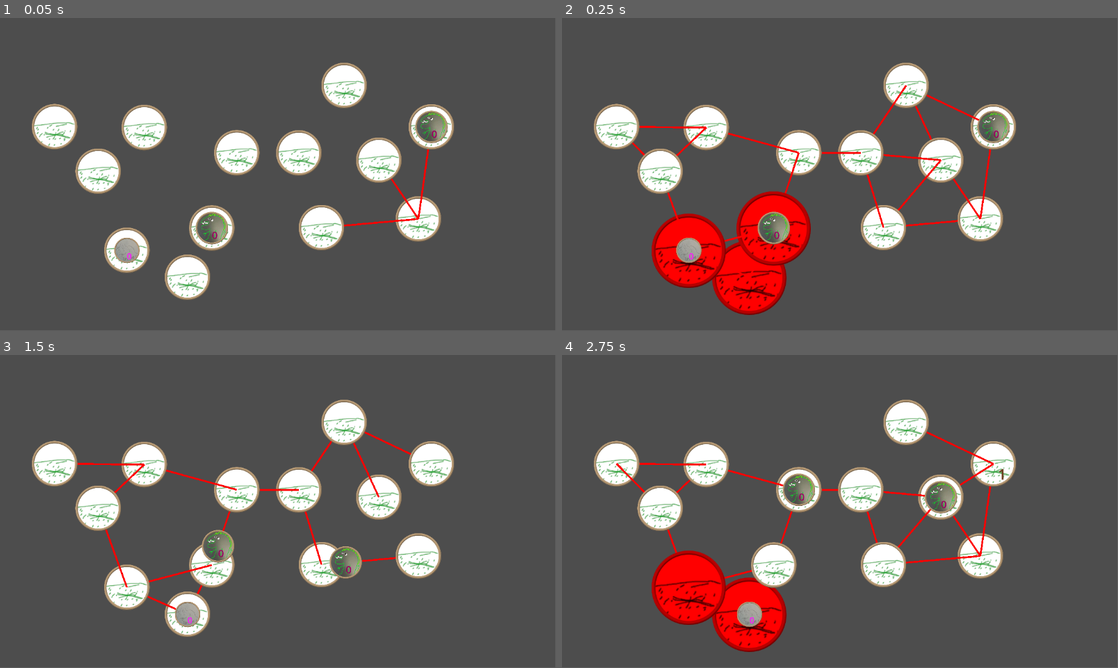
Above: before the commit, frames 1-4 (two rows, left to right).
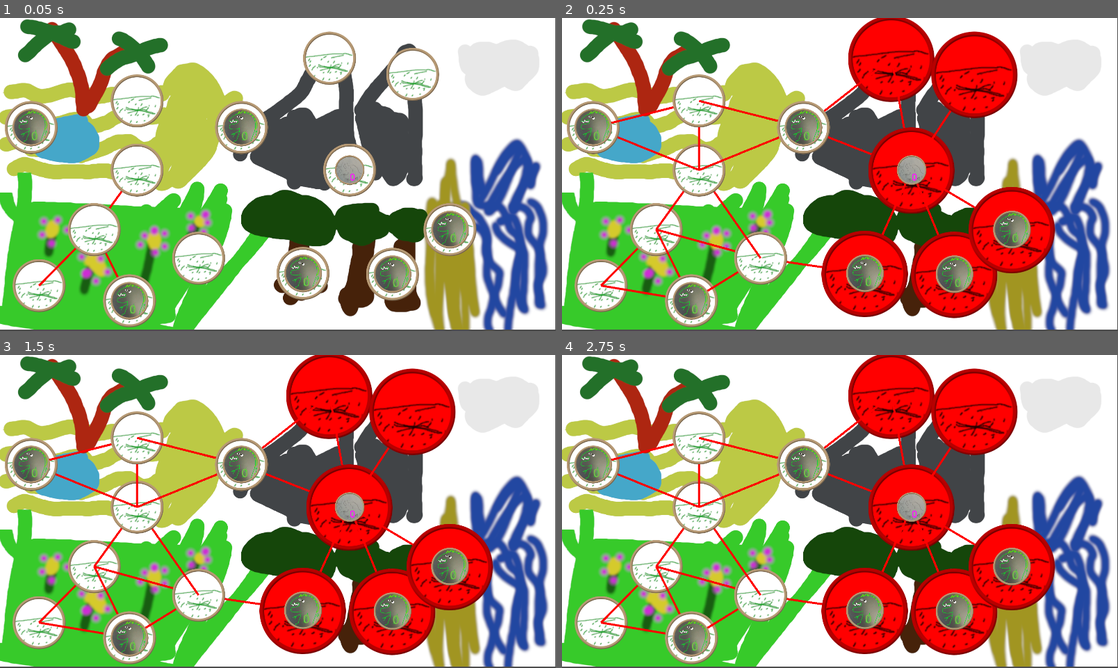
Above: after the commit, the same moments.

Repository: niebarkol/dinozaury
Game: Godot game, scene res://sceny/glowny_poziom.tscn
Two runs of this game, one before a commit and one after it. Both use one fixed random seed, a clock stepped at 60 frames per second and the inputs below. Before the commit the project starts from res://sceny/poziom.tscn.
Inputs (mouse positions are in pixels of both pictures, inside the frame that each line leads up to):
- Up to frame 1 (0.05 s): no input
- Up to frame 2 (0.25 s): no input
- Up to frame 3 (1.5 s): click (189, 614) at 0.52 s; click (189, 614) at 1.27 s
- Up to frame 4 (2.75 s): click (751, 614) at 2.02 s
In our replay, the window is 799x449 before the commit and 800x450 after it. These sizes can differ from the game's own. Grey fills any space a smaller window leaves; there, only what the larger window draws over its background counts as a difference.

The runs differ from the first frame. In frame 1, 92% of the frame differs, in the area x 0-100%, y 0-100%; in frame 2, 94%; in frame 3, 93%; in frame 4, 94%.

Commit message:
Zmieniono główny poziom

Diff:
--- a/project.godot
+++ b/project.godot
@@ -11,6 +11,13 @@
 [application]
 
 config/name="dinozaury"
-run/main_scene="res://sceny/poziom.tscn"
+run/main_scene="res://sceny/glowny_poziom.tscn"
 config/features=PackedStringArray("4.1", "Forward Plus")
 config/icon="res://icon.svg"
+
+[display]
+
+window/size/viewport_width=1920
+window/size/viewport_height=1080
+window/stretch/mode="viewport"
+window/stretch/aspect="expand"
--- /dev/null
+++ b/sceny/glowny_poziom.tscn
@@ -0,0 +1,76 @@
+[gd_scene load_steps=6 format=3 uid="uid://cd563y37af6wy"]
+
+[ext_resource type="Script" path="res://sceny/poziom.gd" id="1_c7y2w"]
+[ext_resource type="Texture2D" uid="uid://bu1pmtwqbc28f" path="res://assets/tło.png" id="1_odma8"]
+[ext_resource type="PackedScene" uid="uid://cjghlsm8do6m" path="res://sceny/siedlisko.tscn" id="2_wjgmf"]
+[ext_resource type="PackedScene" uid="uid://cooi1widl5qpd" path="res://sceny/dinozaur.tscn" id="4_qbmnr"]
+[ext_resource type="PackedScene" uid="uid://dly6x5w0tgbhn" path="res://sceny/player.tscn" id="5_q22r6"]
+
+[node name="Node2D" type="Node2D"]
+scale = Vector2(0.715, 0.715)
+script = ExtResource("1_c7y2w")
+
+[node name="Tło" type="Sprite2D" parent="."]
+position = Vector2(1340.35, 751.498)
+scale = Vector2(1.39809, 1.39259)
+texture = ExtResource("1_odma8")
+
+[node name="Siedliska" type="Node2D" parent="."]
+
+[node name="Siedlisko" parent="Siedliska" instance=ExtResource("2_wjgmf")]
+position = Vector2(188.732, 1291.55)
+
+[node name="Siedlisko2" parent="Siedliska" instance=ExtResource("2_wjgmf")]
+position = Vector2(454.93, 1021.13)
+
+[node name="Siedlisko3" parent="Siedliska" instance=ExtResource("2_wjgmf")]
+position = Vector2(625.352, 1364.79)
+
+[node name="Siedlisko4" parent="Siedliska" instance=ExtResource("2_wjgmf")]
+position = Vector2(959.155, 1159.15)
+
+[node name="Siedlisko5" parent="Siedliska" instance=ExtResource("2_wjgmf")]
+position = Vector2(661.972, 733.803)
+
+[node name="Siedlisko6" parent="Siedliska" instance=ExtResource("2_wjgmf")]
+position = Vector2(150.704, 528.169)
+
+[node name="Siedlisko7" parent="Siedliska" instance=ExtResource("2_wjgmf")]
+position = Vector2(661.972, 400)
+
+[node name="Siedlisko8" parent="Siedliska" instance=ExtResource("2_wjgmf")]
+position = Vector2(1591.55, 194.366)
+
+[node name="Siedlisko9" parent="Siedliska" instance=ExtResource("2_wjgmf")]
+position = Vector2(1166.2, 528.169)
+
+[node name="Siedlisko10" parent="Siedliska" instance=ExtResource("2_wjgmf")]
+position = Vector2(1688.73, 733.803)
+
+[node name="Siedlisko11" parent="Siedliska" instance=ExtResource("2_wjgmf")]
+position = Vector2(1463.38, 1232.39)
+
+[node name="Siedlisko12" parent="Siedliska" instance=ExtResource("2_wjgmf")]
+position = Vector2(1895.77, 1236.62)
+
+[node name="Siedlisko13" parent="Siedliska" instance=ExtResource("2_wjgmf")]
+position = Vector2(2173.24, 1021.13)
+
+[node name="Siedlisko14" parent="Siedliska" instance=ExtResource("2_wjgmf")]
+position = Vector2(1992.96, 271.831)
+
+[node name="Dinozaury" type="Node2D" parent="."]
+
+[node name="Dinozaur5" parent="Dinozaury" instance=ExtResource("4_qbmnr")]
+
+[node name="Dinozaur3" parent="Dinozaury" instance=ExtResource("4_qbmnr")]
+
+[node name="Dinozaur" parent="Dinozaury" instance=ExtResource("4_qbmnr")]
+
+[node name="Dinozaur2" parent="Dinozaury" instance=ExtResource("4_qbmnr")]
+
+[node name="Dinozaur4" parent="Dinozaury" instance=ExtResource("4_qbmnr")]
+
+[node name="Dinozaur6" parent="Dinozaury" instance=ExtResource("4_qbmnr")]
+
+[node name="Player" parent="." instance=ExtResource("5_q22r6")]
--- a/sceny/player.gd
+++ b/sceny/player.gd
@@ -1,4 +1,5 @@
 extends Dinozaur
+class_name Player
 
 
 func przetwórz_klickables() -> Array:
--- a/sceny/siedlisko.gd
+++ b/sceny/siedlisko.gd
@@ -67,21 +67,26 @@
 func rozstrzygnij_walkę():
 	if obecni.size() > 1:
 		var porównanie_sił = func (pierwszy, drugi) -> bool:
-			if pierwszy is Dinozaur and drugi is Dinozaur:
-				if pierwszy.potęga > drugi.potęga:
-					return true
-				else:
-					return false
-			elif not pierwszy is Dinozaur:
+			if pierwszy.potęga > drugi.potęga:
+				return true
+			else:
 				return false
-			else:
-				return true
 
 		obecni.sort_custom(porównanie_sił)
 		for przegrany in obecni.slice(1):
 			if przegrany is Dinozaur:
+				zrob_krew()
+				if przegrany is Player:
+					#Przegrana
+					przegrany.hide()
+					await get_tree().create_timer(0.5).timeout
+					get_tree().reload_current_scene()
 				przegrany.queue_free()
-				zrob_krew()
+				await get_tree().process_frame
+				if get_parent().get_parent().get_node("Dinozaury").get_children().is_empty():
+					#Wygrana
+					await get_tree().create_timer(0.5).timeout
+					get_tree().reload_current_scene()
 
 		obecni = [obecni[0]]
 		#TODO: może dodać jakiś efekt zabijania
Binary file added: assets/tło.png
Not shown, added: assets/tło.png.import
